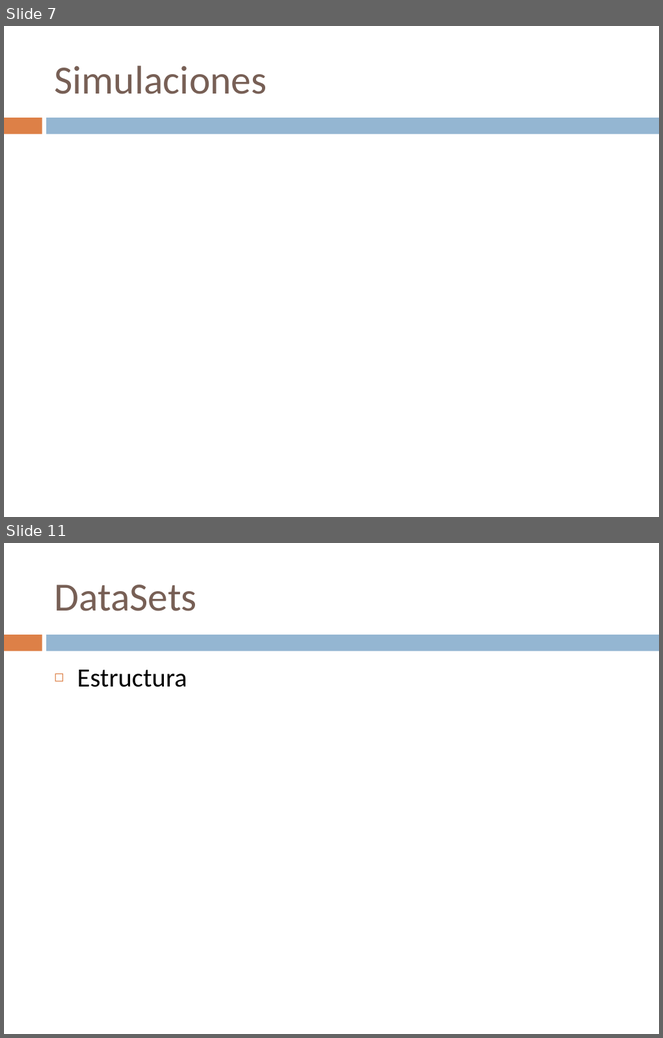
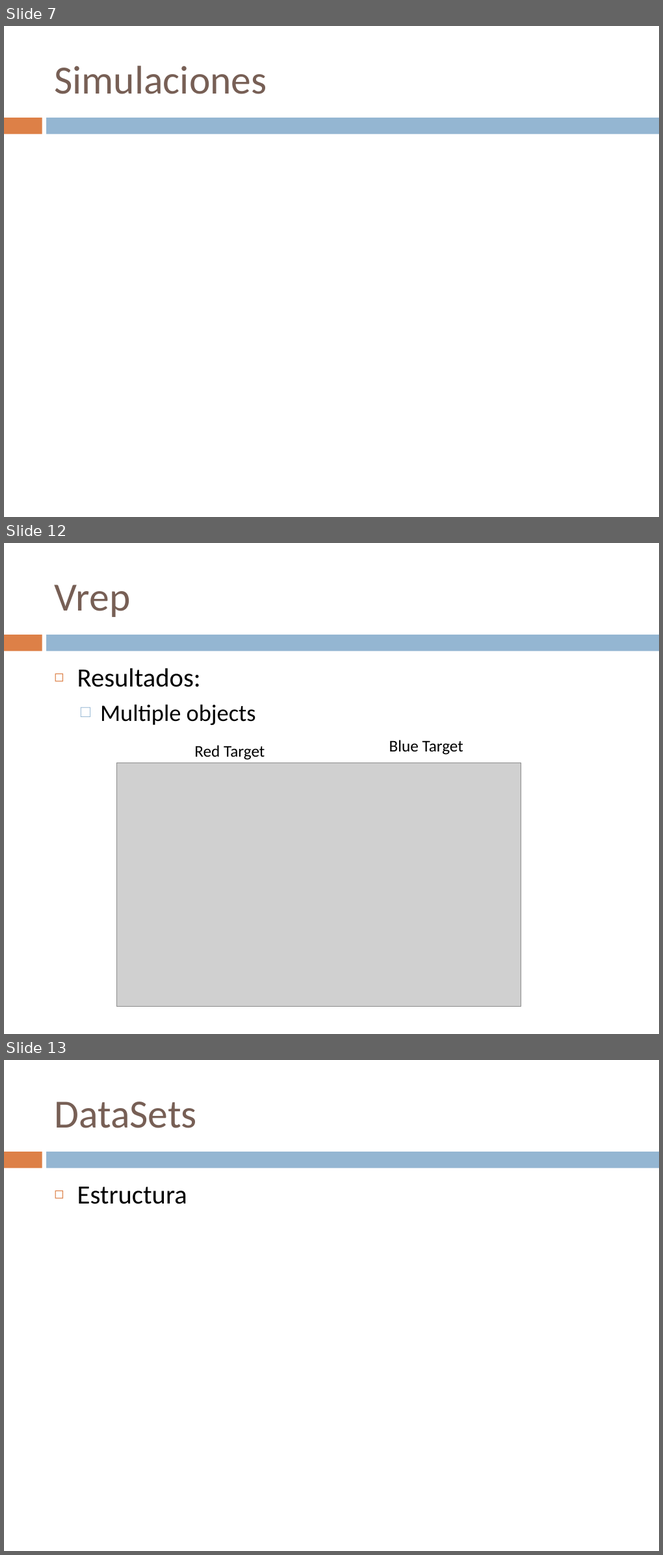
Before and after one commit to Bardo91/PFC, a slide deck: presentation.pptx. Shown one above the other, each under a label of ours: slides 7 and 11 before the commit, slides 7, 12 and 13 after it; the slides between them are not shown. The pictures are 663x1038 and 663x1555 pixels, drawn with LibreOffice and Linux fonts; fonts in the diff are those of the drawing; grey boxes stand for pictures. Boxes give left, top, right and bottom in pixels: in the first picture for what was removed or moved away, otherwise in the second. Text is boxed around its words. In the diff, an @@ line names an element or a change of style, - is before the commit and + after.

Commit message:
ppt vrep simulation

```diff
--- a/presentation.pptx
+++ b/presentation.pptx
@@ slide 12 added at [4, 543, 659, 1034], background #FFFFFF; not listed: 2 template elements that a slide beside it also shows @@
@@ title added at [54, 585, 130, 617], 44 pt, text #775F55 @@
+Vrep
@@ text added at [77, 668, 256, 726], 26 pt, text #000000 @@
+◻ Resultados:
+  □ Multiple objects
@@ text added at [194, 745, 265, 760], 18 pt, text #000000 @@
+Red Target
@@ text added at [389, 740, 464, 755], 18 pt, text #000000 @@
+Blue Target
@@ picture added at [116, 763, 521, 1007] @@
@@ what was slide 11 is now slide 13 @@
```
Also in this commit, not shown: 3 slides changed, 2 other slides added, 1 slide removed.
